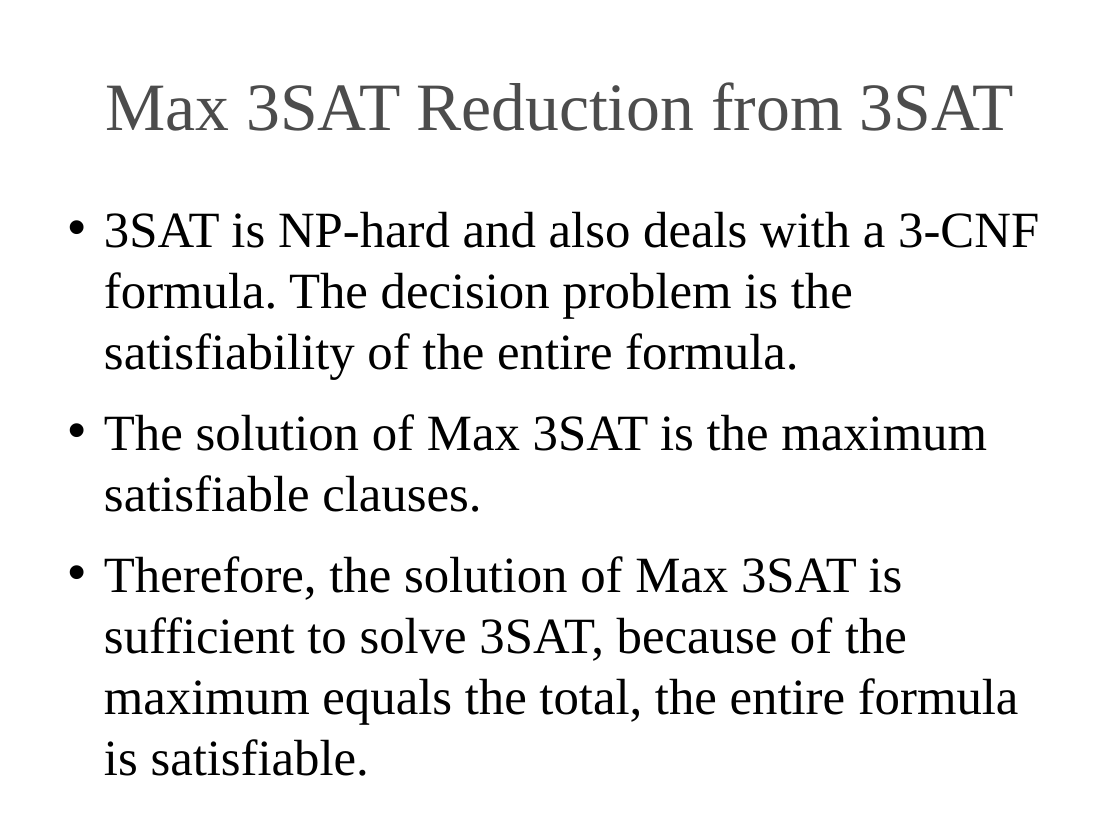
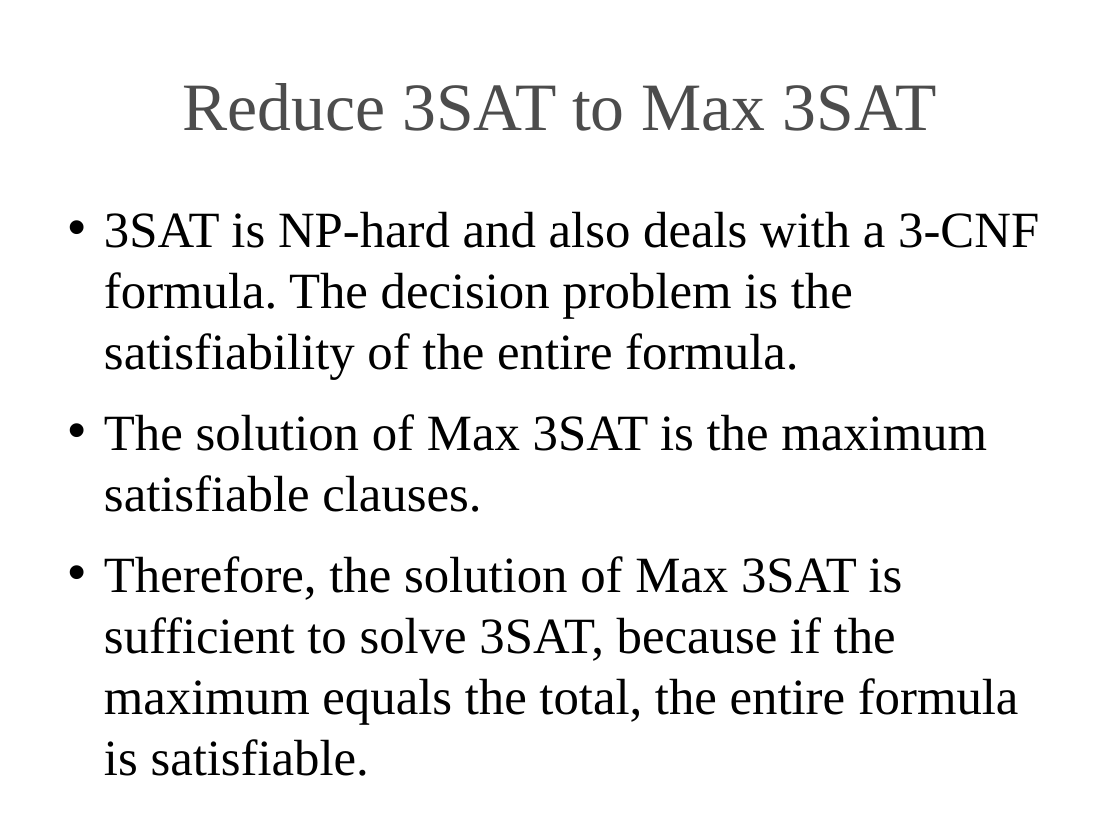
Before and after one commit to neuma2ag/np, a slide deck: slide 8 of np.odp (slide 5 before the commit). Drawn at 1120x840 pixels with LibreOffice and Linux fonts; fonts in the diff are those of the drawing; background and template pictures are left out. Boxes give left, top, right and bottom in pixels: in the first picture for what was removed or moved away, otherwise in the second. Text is boxed around its words. In the diff, an @@ line names an element or a change of style, - is before the commit and + after.

```diff
--- a/np.odp
+++ b/np.odp
@@ title at (182, 83, 937, 131): text changed @@
-Max 3SAT Reduction from 3SAT
+Reduce 3SAT to Max 3SAT
@@ text at (104, 556, 1019, 724): text changed @@
-• Therefore, the solution of Max 3SAT is sufficient to solve 3SAT, because of the maximum equals the total, the entire formula is satisfiable.
+• Therefore, the solution of Max 3SAT is sufficient to solve 3SAT, because if the maximum equals the total, the entire formula is satisfiable.
```
Also in this commit, not shown: 7 other slides changed, 4 slides added, 1 slide removed, 10 other files.
